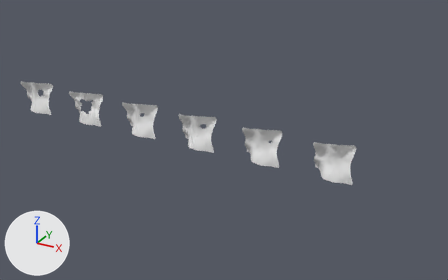
What one commit did to the Blender file Assets/Chillisauce/Paper.blend.
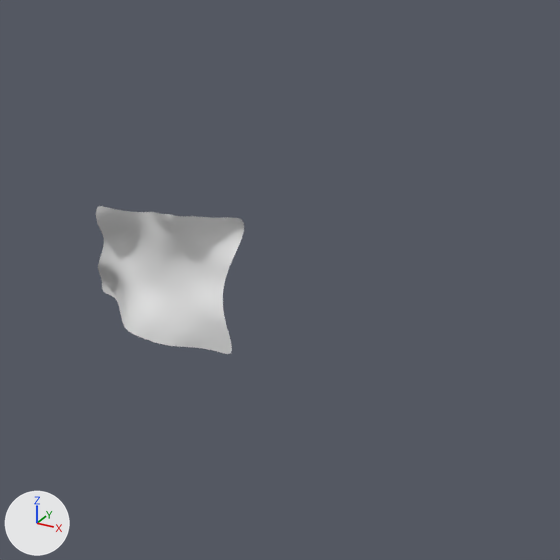
Each version is shown whole from a 50 mm camera at (32.2, -30.47, 15.13) aimed at (14.97, 0.87, -0.54), then close up on the part from 64% to 100% of the width and 29% to 87% of the height. Every picture has the same lights, and +X, +Y and +Z are marked at lower left.
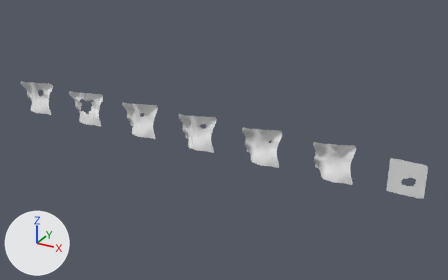
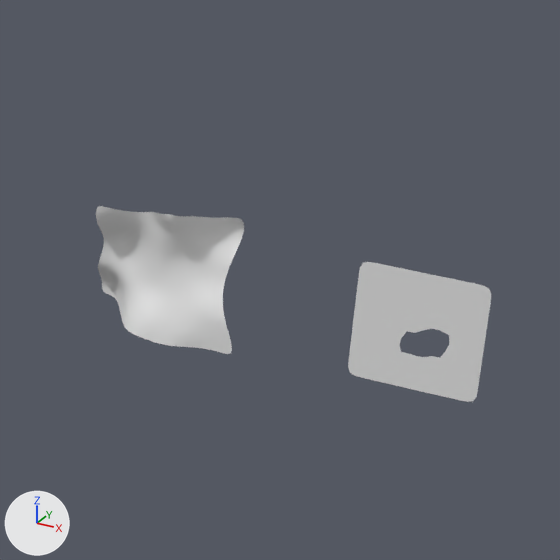
Boxes [x1, y1, x2, y2] around the edits, measured in the close-ups (560 x 560 px):
```json
{"object": "Plane.006", "change": "added", "after": [348, 262, 491, 402]}
```

Edits to the scene script, one JSON object a line:
```json
{"op": "add", "block": "me_plane_007", "code": ["me_plane_007 = bpy.data.meshes.new('Plane.007')", "me_plane_007.from_pydata(...)  # 281 vertices, 241 faces; spans x -1.0..1.0, y -1.0..1.0, z 0.0"]}
{"op": "add", "block": "ob_plane_006", "code": ["ob_plane_006 = bpy.data.objects.new('Plane.006', me_plane_007)", "ob_plane_006.location = (26.52, 0.0, 0.0)", "ob_plane_006.rotation_euler = (1.571, 0.0, 0.0)  # degrees (90, 0, 0)"]}
```
